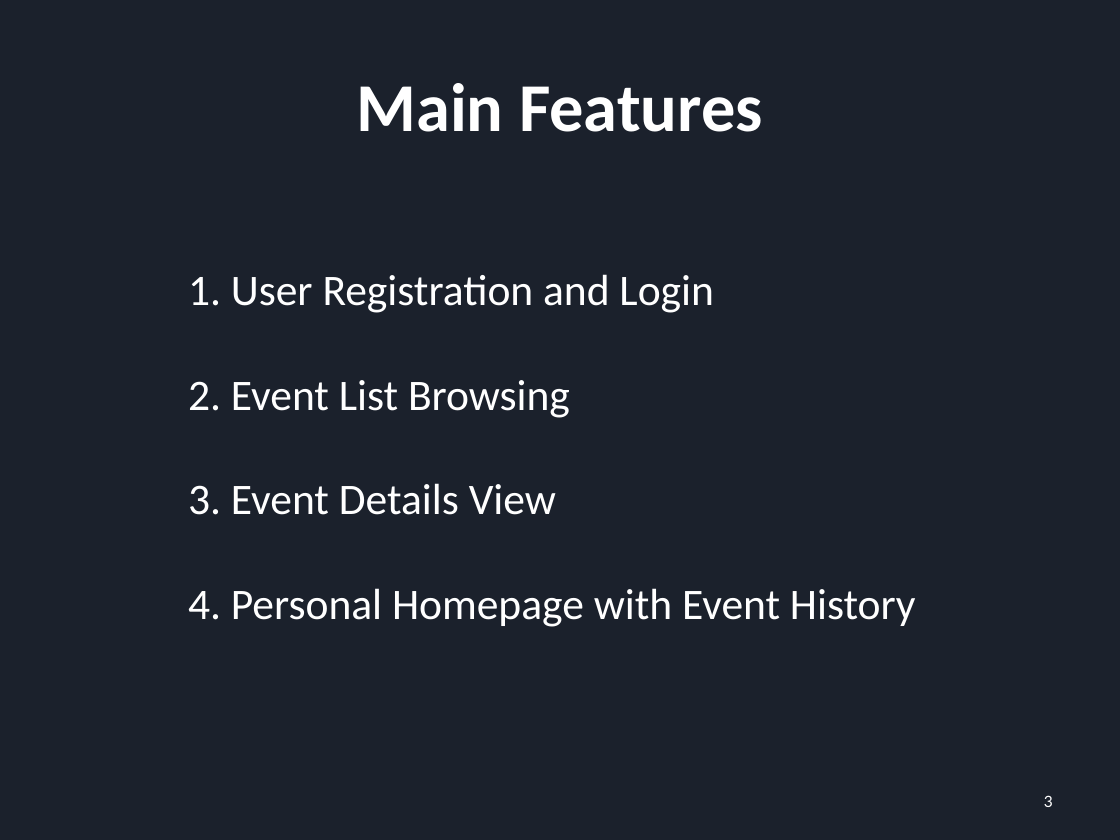
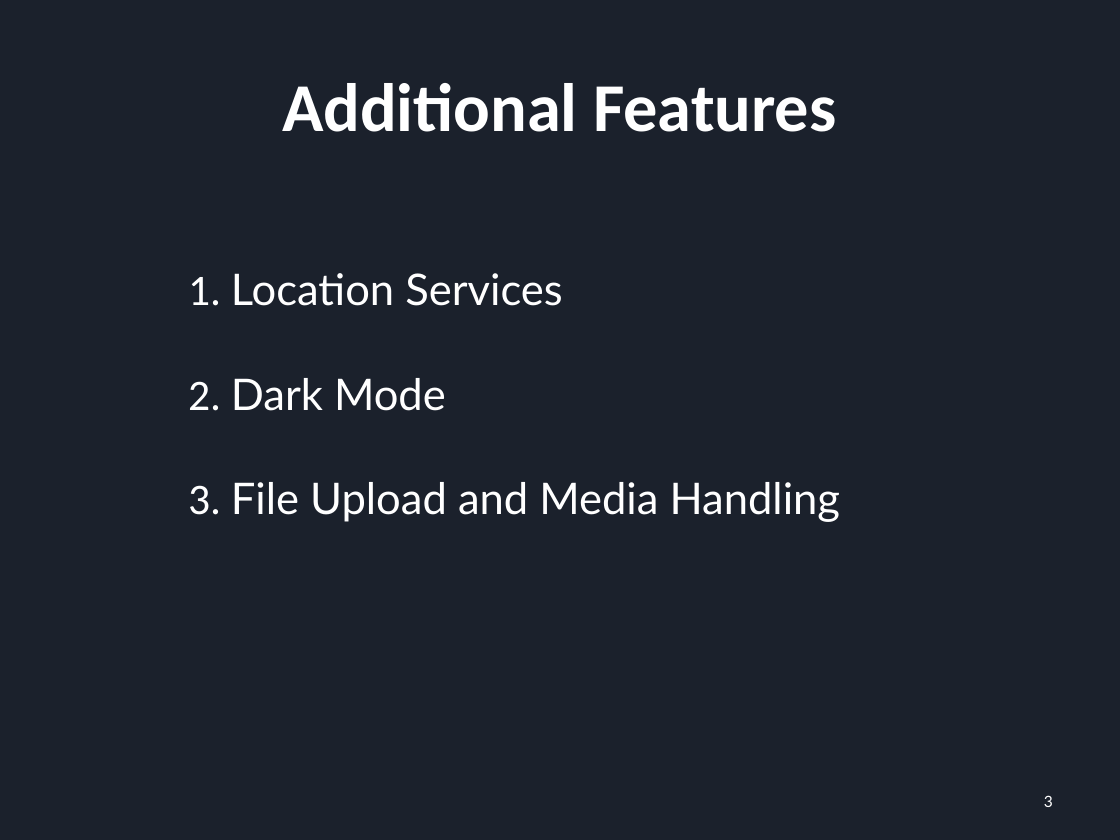
Before and after one commit to YuchenCao1/Jialong-Yuchen-Zihan-Team-BU-Event-Planer, a slide deck: slide 3 of First_PRE.pptx. Drawn at 1120x840 pixels with LibreOffice and Linux fonts; fonts in the diff are those of the drawing. Boxes give left, top, right and bottom in pixels: in the first picture for what was removed or moved away, otherwise in the second. Text is boxed around its words. In the diff, an @@ line names an element or a change of style, - is before the commit and + after.

```diff
--- a/First_PRE.pptx
+++ b/First_PRE.pptx
@@ title at <box>282,83,837,132</box>: text changed @@
-Main Features
+Additional Features
@@ text at <box>188,273,840,522</box>: text changed; font Calibri to Lato @@
-1. User Registration and Login
-2. Event List Browsing
-3. Event Details View
-4. Personal Homepage with Event History
+1. Location Services
+2. Dark Mode
+3. File Upload and Media Handling
```
Also in this commit, not shown: 1 other slide changed, 2 slides added, 2 slides removed, 1 other file.
